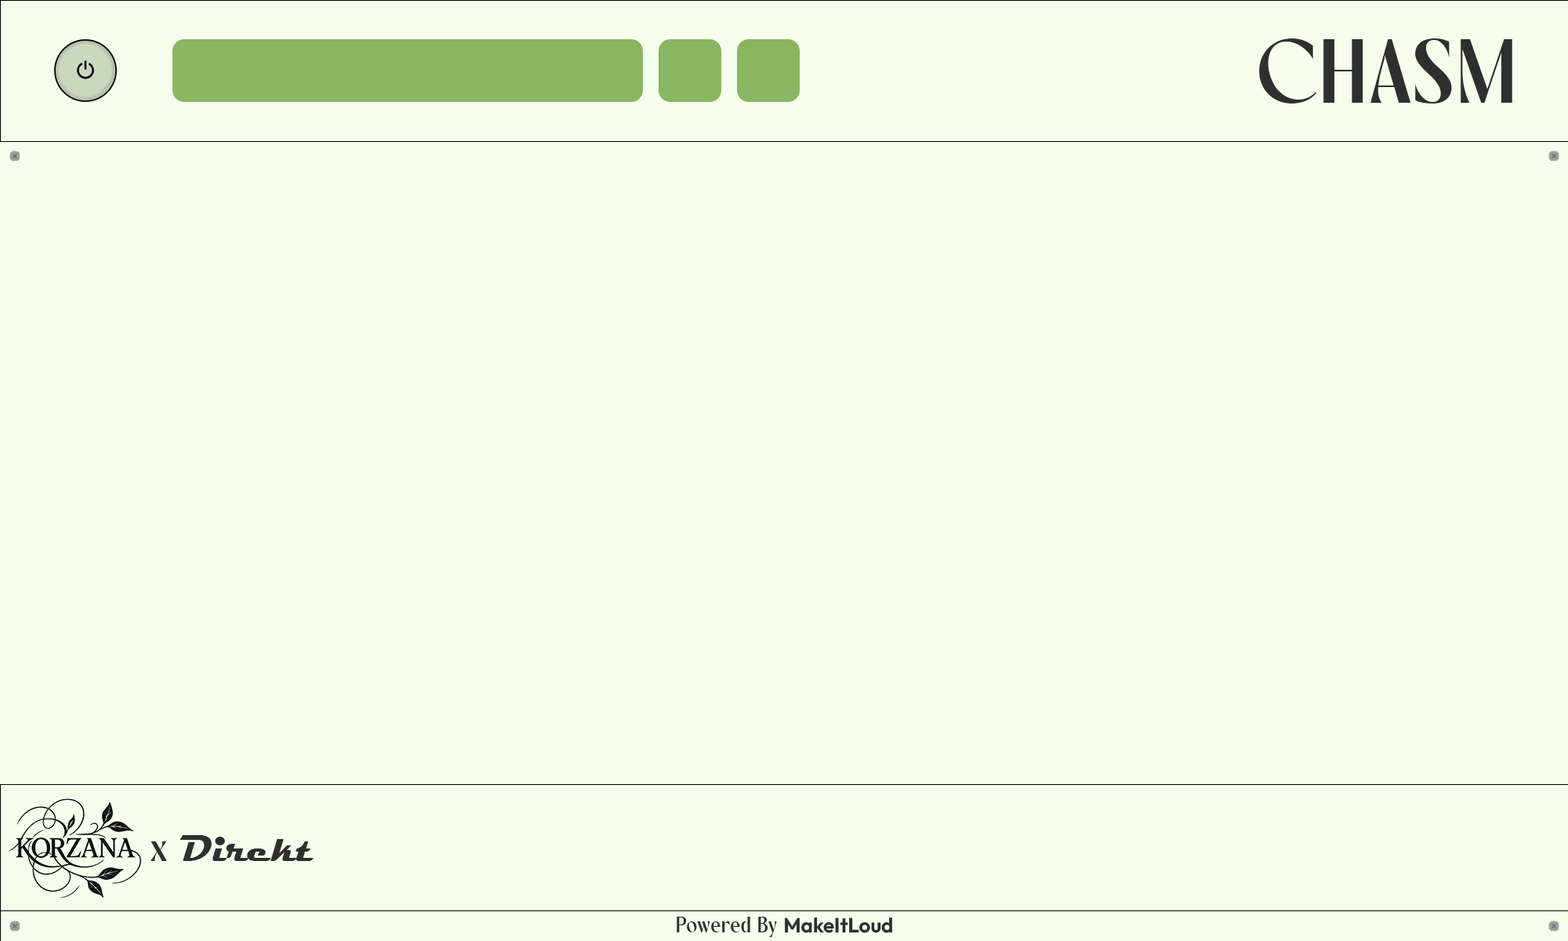
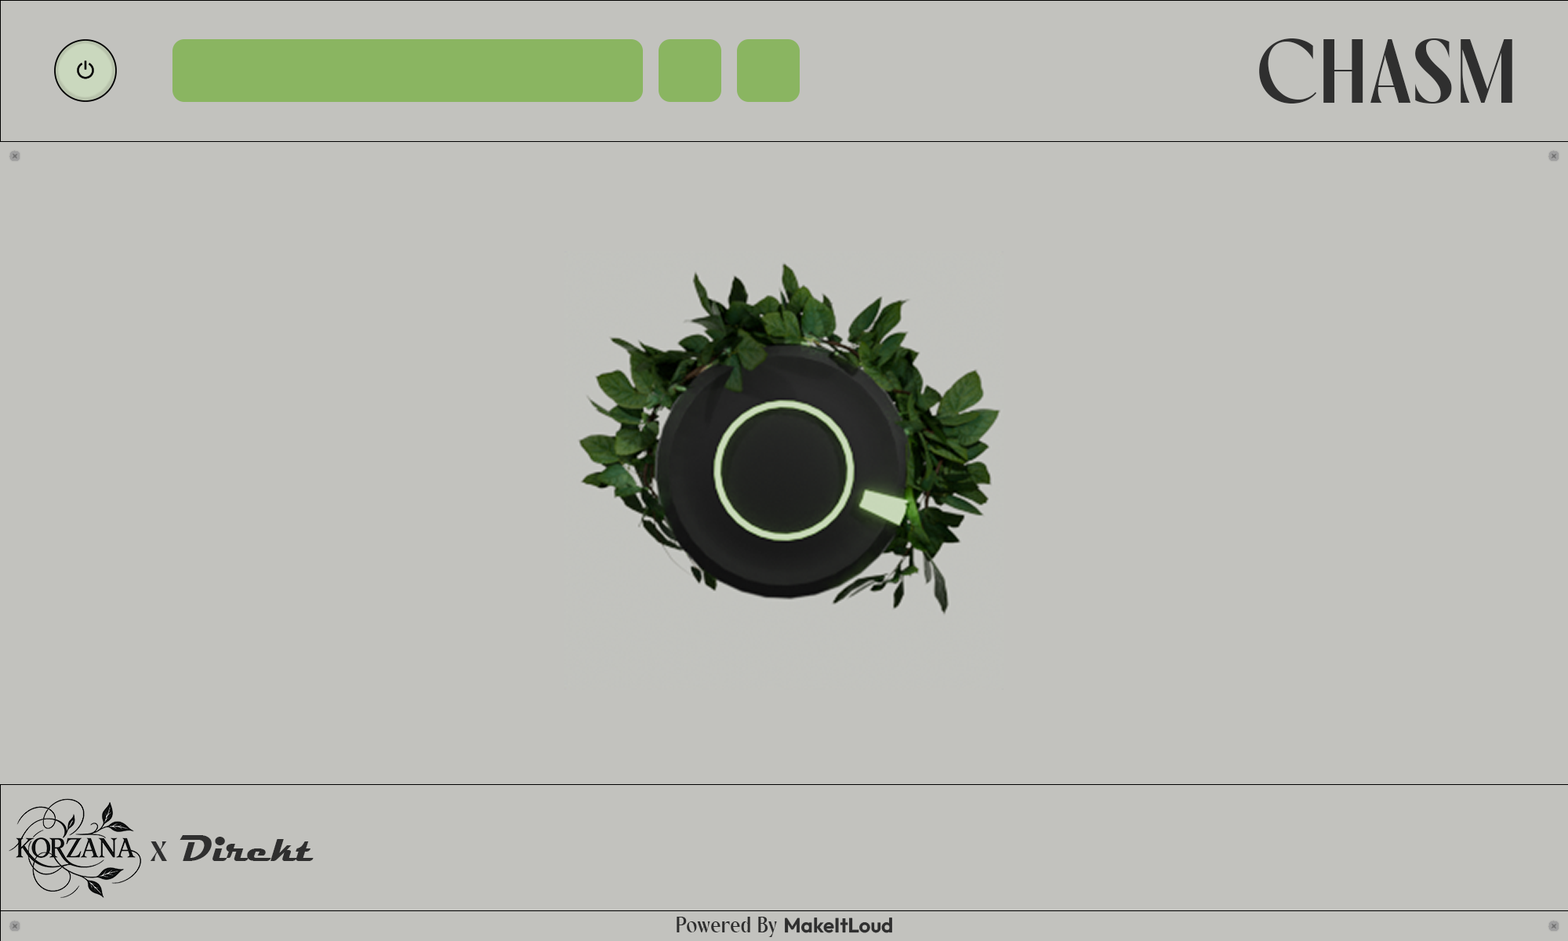
Comparing the layer stacks of the two 1568 x 941 images. Changes:
renamed "Knob" to "0116", showed it, painted on it over box(564, 250, 1004, 690)
painted on "Save" over box(658, 39, 722, 102)
painted on "Delete" over box(736, 39, 800, 102)
painted on "Rectangle 3" over box(172, 39, 643, 102)
painted on "Rectangle 1" (2nd of 2, in "BG") over box(0, 0, 1568, 142)